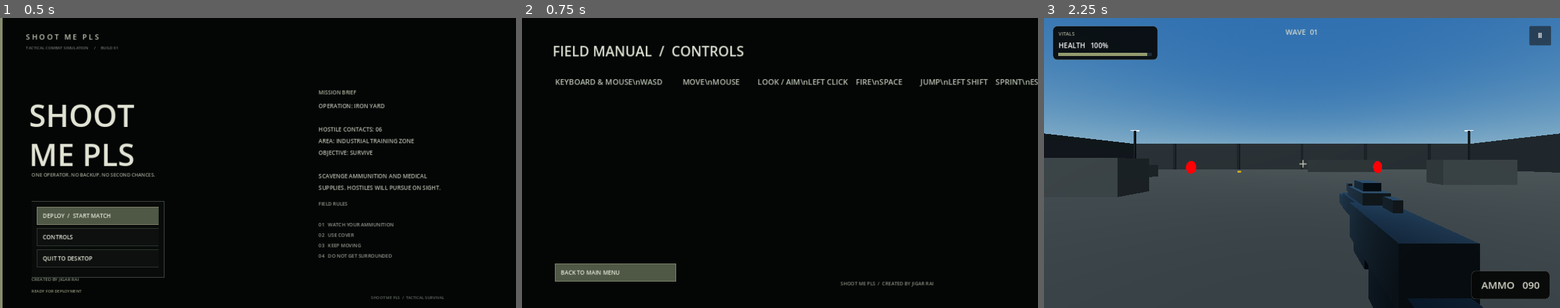
Above: before the commit, frames 1-3 (left to right).
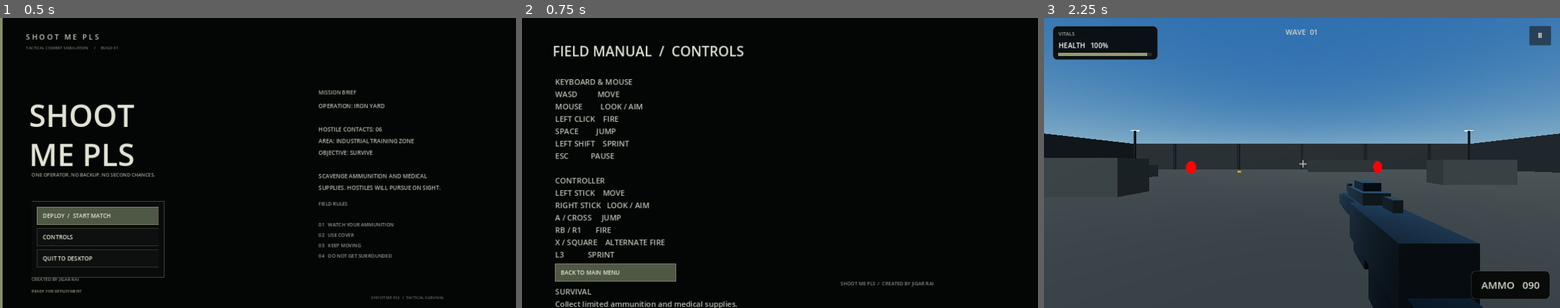
Above: after the commit, the same moments.

Repository: Jigar1234Nob/shootmepls
Game: Godot game, scene res://Scenes/Main.tscn
Two runs of this game, one before a commit and one after it. Both use one fixed random seed, a clock stepped at 60 frames per second and the inputs below.
Inputs:
- Up to frame 1 (0.5 s): no input
- Up to frame 2 (0.75 s): click "CONTROLS" at 0.5 s
- Up to frame 3 (2.25 s): click "BACK TO MAIN MENU" at 1.25 s; click "DEPLOY / START MATCH" at 2 s

Frame 1 is identical in both runs. In frame 2, 3.3% of the frame differs, in the area x 6-100%, y 21-100%; in frame 3, nothing differs.

Commit message:
Fix controls page typography and line breaks

Diff:
--- a/Scripts/Game.gd
+++ b/Scripts/Game.gd
@@ -183,7 +183,7 @@
 	heading.add_theme_color_override("font_color", Color(0.86, 0.88, 0.82))
 	controls_page.add_child(heading)
 	var details := Label.new()
-	details.text = "KEYBOARD & MOUSE\\nWASD          MOVE\\nMOUSE         LOOK / AIM\\nLEFT CLICK    FIRE\\nSPACE         JUMP\\nLEFT SHIFT    SPRINT\\nESC           PAUSE\\n\\nCONTROLLER\\nLEFT STICK    MOVE\\nRIGHT STICK   LOOK / AIM\\nA / CROSS     JUMP\\nRB / R1       FIRE\\nX / SQUARE    ALTERNATE FIRE\\nL3            SPRINT\\nSTART         PAUSE\\n\\nSURVIVAL\\nCollect limited ammunition and medical supplies.\\nEvery fifth wave contains a heavy boss with five times the health."
+	details.text = "KEYBOARD & MOUSE\nWASD          MOVE\nMOUSE         LOOK / AIM\nLEFT CLICK    FIRE\nSPACE         JUMP\nLEFT SHIFT    SPRINT\nESC           PAUSE\n\nCONTROLLER\nLEFT STICK    MOVE\nRIGHT STICK   LOOK / AIM\nA / CROSS     JUMP\nRB / R1       FIRE\nX / SQUARE    ALTERNATE FIRE\nL3            SPRINT\nSTART         PAUSE\n\nSURVIVAL\nCollect limited ammunition and medical supplies.\nEvery fifth wave contains a heavy boss with five times the health."
 	details.position = Vector2(82, 145)
 	details.add_theme_font_size_override("font_size", 19)
 	details.add_theme_color_override("font_color", Color(0.72, 0.75, 0.69))
